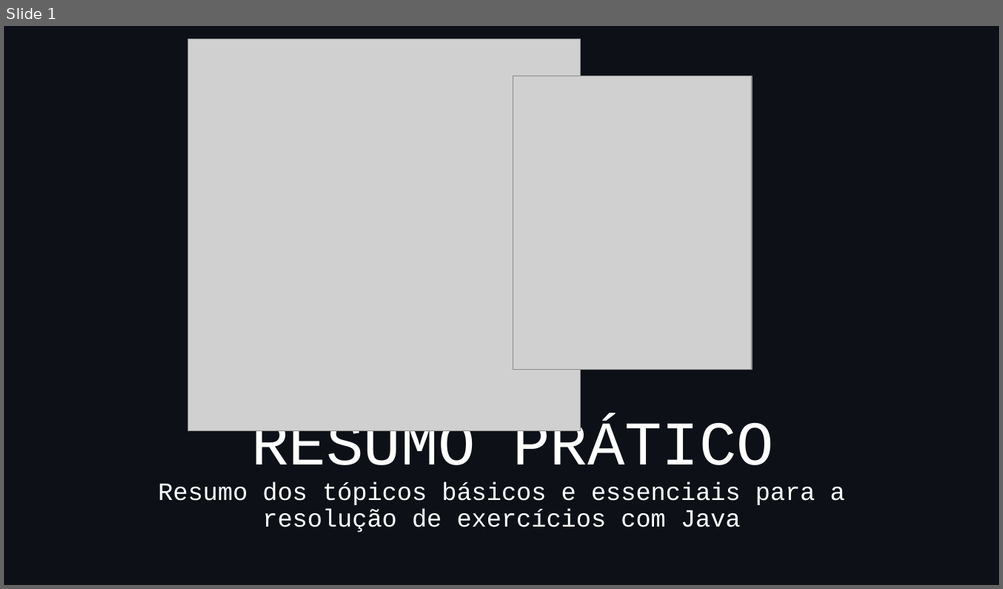
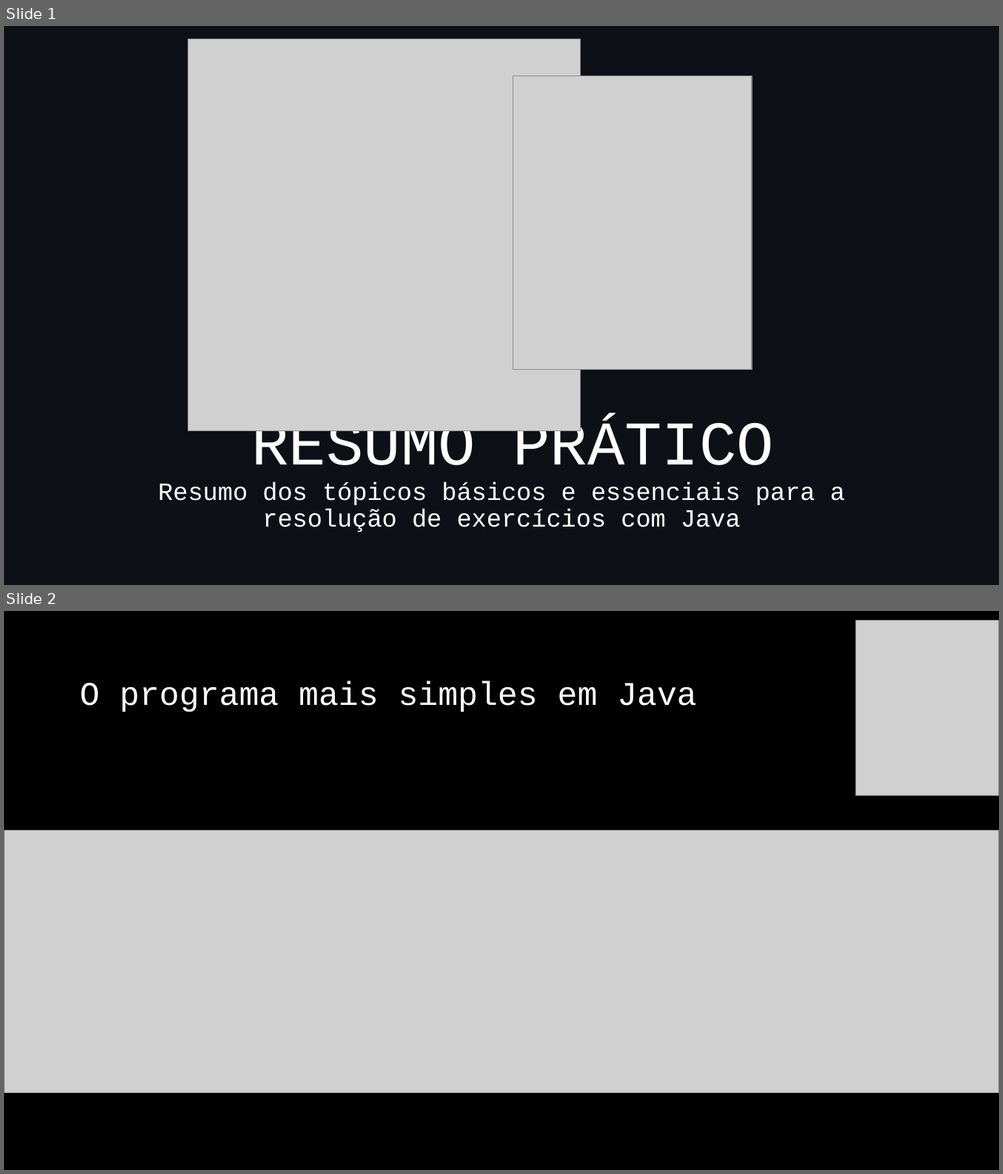
Before and after one commit to jrdutra/algoritmos, a slide deck: material_de_apoio/resumo_pratico.pptx. Shown one above the other, each under a label of ours: slide 1 before the commit, slides 1 and 2 after it. The pictures are 1003x589 and 1003x1174 pixels, drawn with LibreOffice and Linux fonts; fonts in the diff are those of the drawing; grey boxes stand for pictures. Boxes give left, top, right and bottom in pixels: in the first picture for what was removed or moved away, otherwise in the second. Text is boxed around its words. In the diff, an @@ line names an element or a change of style, - is before the commit and + after.

```diff
--- a/material_de_apoio/resumo_pratico.pptx
+++ b/material_de_apoio/resumo_pratico.pptx
@@ slide 2 added at (x1=4, y1=611, x2=999, y2=1170), background #000000 @@
@@ picture added at (x1=856, y1=620, x2=999, y2=796) @@
@@ title added at (x1=79, y1=682, x2=697, y2=712), 32 pt, text #FFFFFF @@
+O programa mais simples em Java
@@ picture added at (x1=4, y1=830, x2=999, y2=1093) @@
```
Also in this commit, not shown: 1 slide removed, 23 other files.
